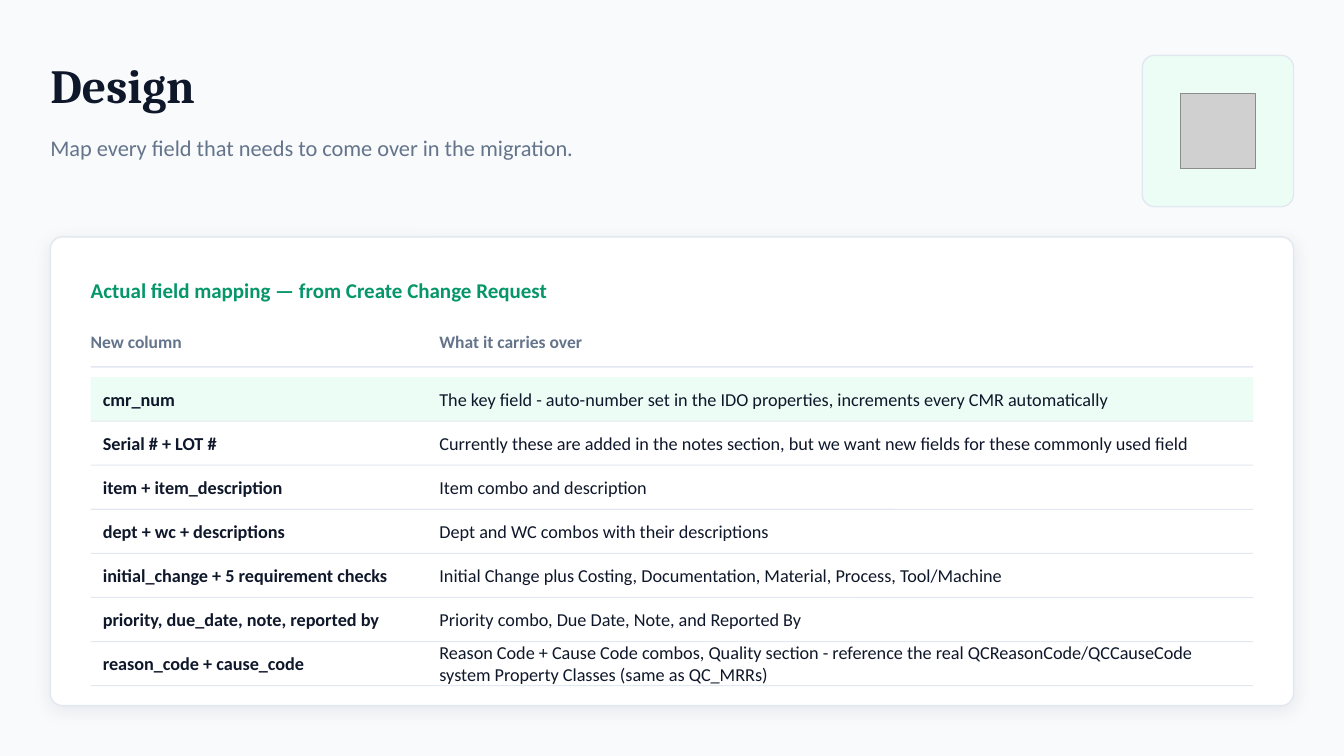
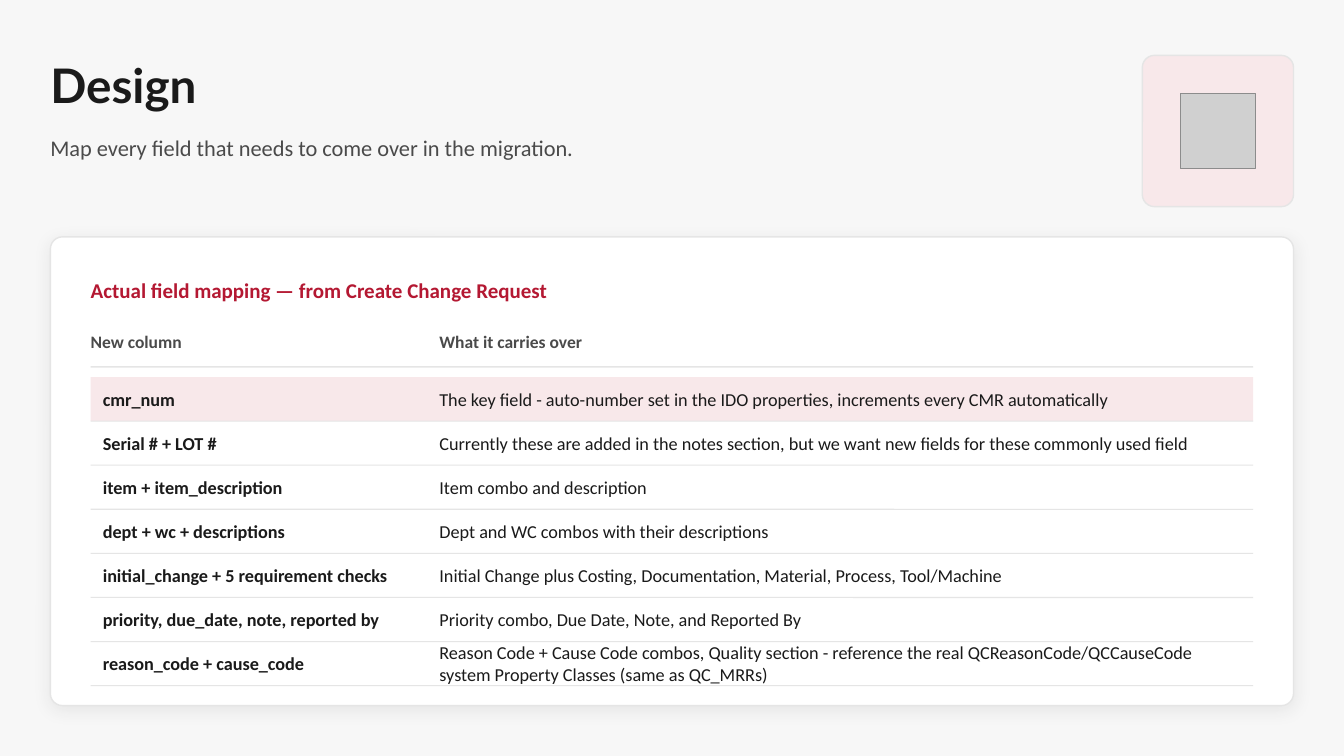
Before and after one commit to Enflite/eCMRs, a slide deck: slide 6 of docs/presentations/eCMRs_plan.pptx. Drawn at 1344x756 pixels with LibreOffice and Linux fonts; fonts in the diff are those of the drawing; grey boxes stand for pictures. Boxes give left, top, right and bottom in pixels: in the first picture for what was removed or moved away, otherwise in the second. Text is boxed around its words. In the diff, an @@ line names an element or a change of style, - is before the commit and + after.

```diff
--- a/docs/presentations/eCMRs_plan.pptx
+++ b/docs/presentations/eCMRs_plan.pptx
@@ background #F8FAFC to #F7F7F7 @@
@@ text "Design" at <box>50,67,196,112</box>: font Cambria to Lato, text colour #0F172A to #1A1A1A @@
@@ rounded rectangle at <box>1142,55,1294,207</box>: fill #ECFDF5 to #F8E8EA; outline #E2E8F0 1 pt to #E5E5E5 1 pt @@
@@ rounded rectangle at <box>50,237,1294,706</box>: outline #E2E8F0 1 pt to #E5E5E5 1 pt; shadow changed @@
@@ text "Actual field mapping — from ..." at <box>91,283,547,302</box>: text colour #059669 to #B41832 @@
@@ text colour #64748B to #4A4A4A in 3 elements at <box>50,140,573,160</box>, <box>91,335,182,348</box>, <box>439,335,582,348</box> @@
@@ rectangle at <box>91,377,1253,421</box>: fill #ECFDF5 to #F8E8EA @@
@@ line (91, 421) - (1253, 421): stroke #E2E8F0 0.75 pt to #E5E5E5 0.75 pt @@
@@ text colour #0F172A to #1A1A1A in 14 elements at <box>103,397,175,409</box>, <box>439,393,1108,409</box>, <box>103,437,203,450</box>, <box>439,437,1187,453</box>, <box>103,481,283,497</box>, <box>439,481,647,497</box>, <box>103,525,285,541</box>, <box>439,525,769,541</box>, <box>103,569,387,585</box>, <box>439,569,1002,585</box>, <box>103,613,379,629</box>, <box>439,613,801,629</box>, <box>103,657,304,673</box>, <box>439,646,1192,684</box> @@
```
Also in this commit, not shown: 12 other slides changed.
